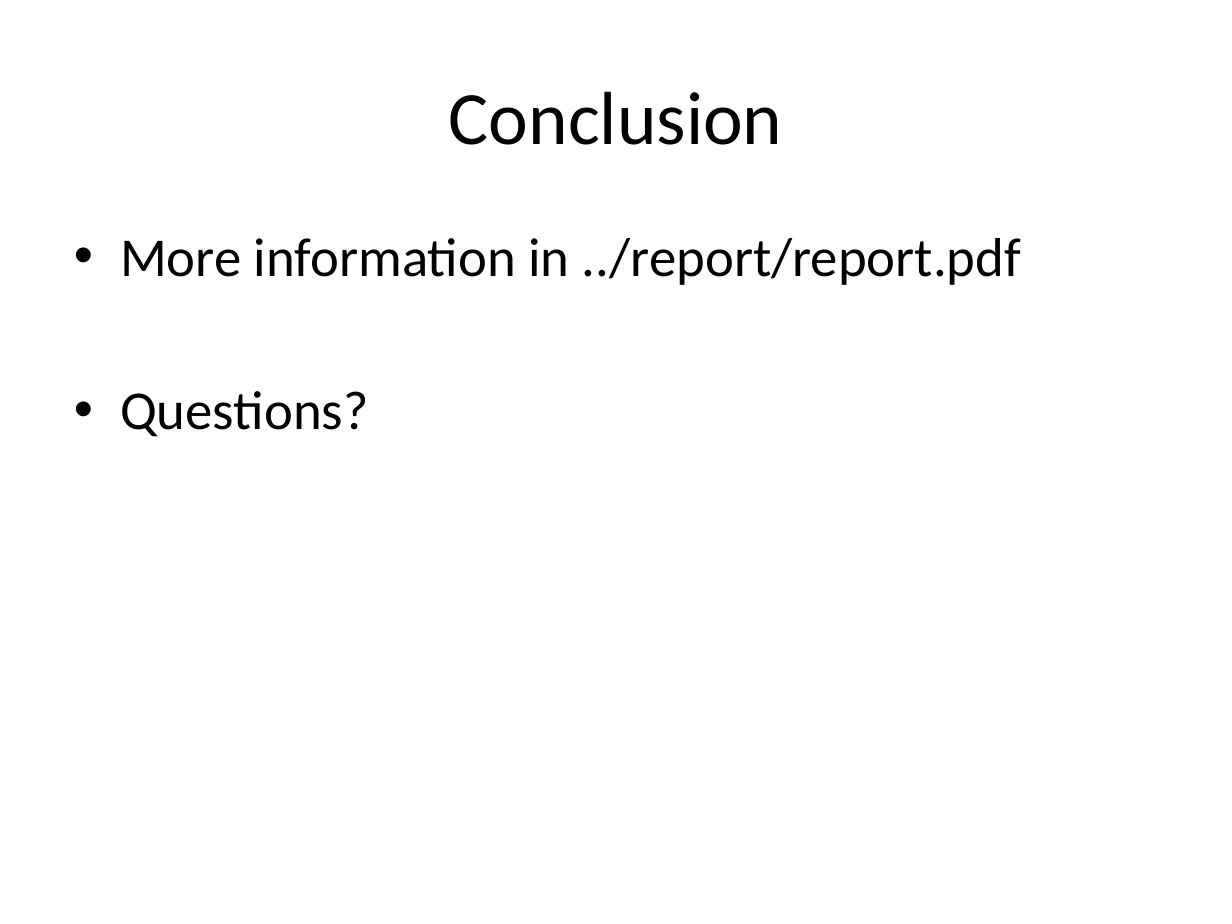
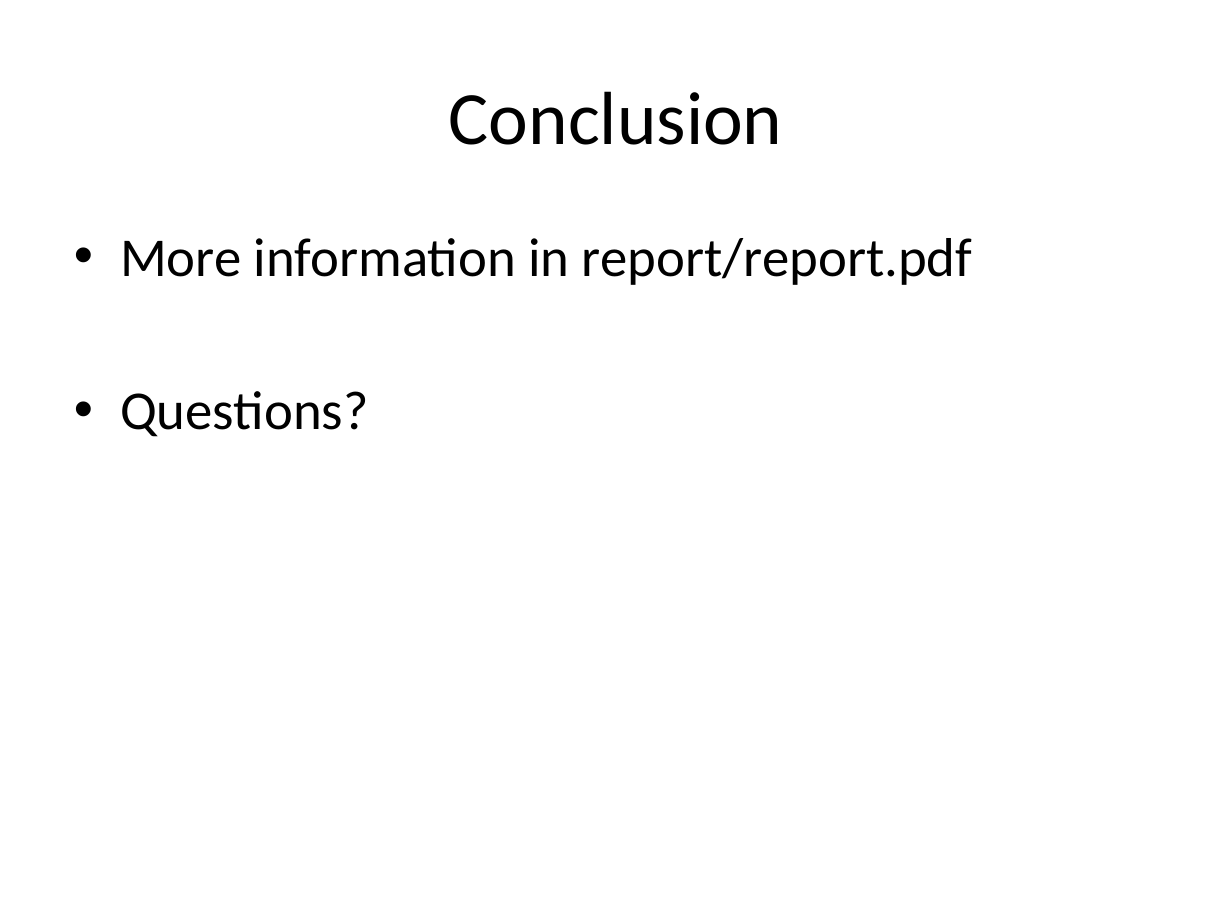
Before and after one commit to applicationskeleton/Skeleton, a slide deck: slide 23 of tutorial/skeleton-tutorial.pptx. Drawn at 1232x924 pixels with LibreOffice and Linux fonts; fonts in the diff are those of the drawing. Boxes give left, top, right and bottom in pixels: in the first picture for what was removed or moved away, otherwise in the second. Text is boxed around its words. In the diff, an @@ line names an element or a change of style, - is before the commit and + after.

```diff
--- a/tutorial/skeleton-tutorial.pptx
+++ b/tutorial/skeleton-tutorial.pptx
@@ text at bbox=[120, 238, 972, 285]: text changed @@
-• More information in ../report/report.pdf
+• More information in report/report.pdf
```
Also in this commit, not shown: 14 other slides changed.
